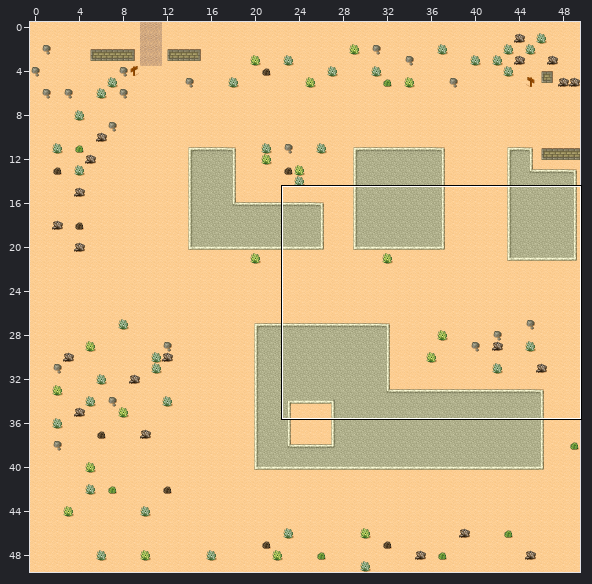
Two versions of a level (Tiled map (JSON), assets/maps/enter-city.json). Above, an overview of the earlier version with the close-up marked.
Close-up. Before the edit:
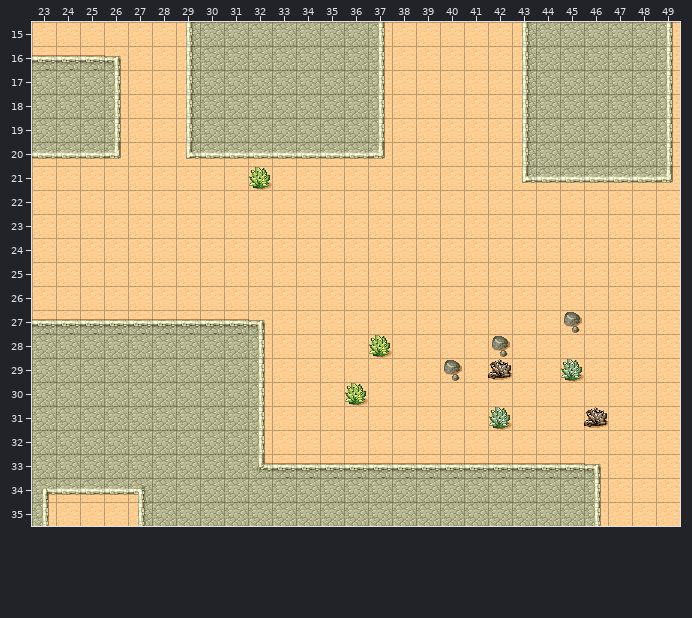
Cells are 32x32 px. Shown: x 23..49, y 15..35. The commit also changed other parts of the map, which this record leaves out.
And afterwards:
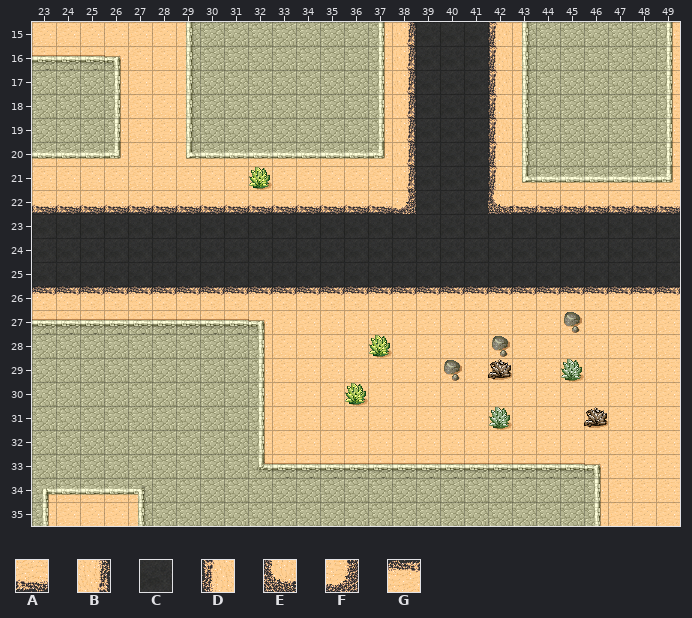
Key: from "Roads": A 1, B 5, C 6, D 7, E 8, F 9, G 11.
_ is an empty cell.
Tiles of an added or newly shown layer are drawn over the layers below it.
The exact change:
Layer "Roads" (now shown):
y 15..21: x 38..42 _____ -> BCCCD
y 22: x 23..49 ___________________________ -> AAAAAAAAAAAAAAAFCCCEAAAAAAA
y 23..25: x 23..49 ___________________________ -> CCCCCCCCCCCCCCCCCCCCCCCCCCC
y 26: x 23..49 ___________________________ -> GGGGGGGGGGGGGGGGGGGGGGGGGGG
Boxes around the changes in both close-ups, in picture pixels (x1, y1, x2, y2):
added: (32, 22, 680, 310)
